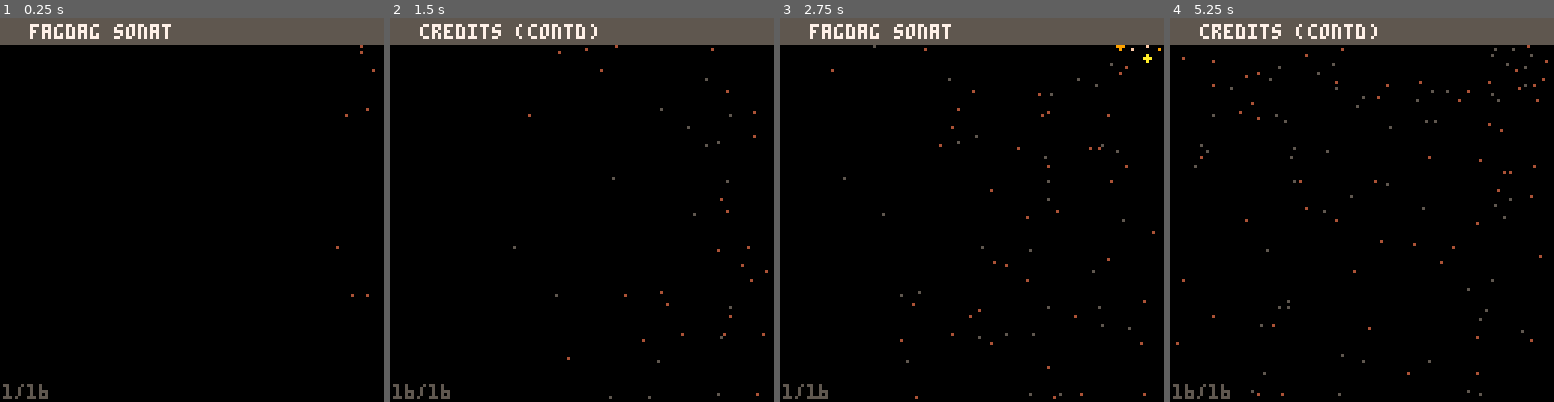
Above: before the commit, frames 1-4 (left to right).
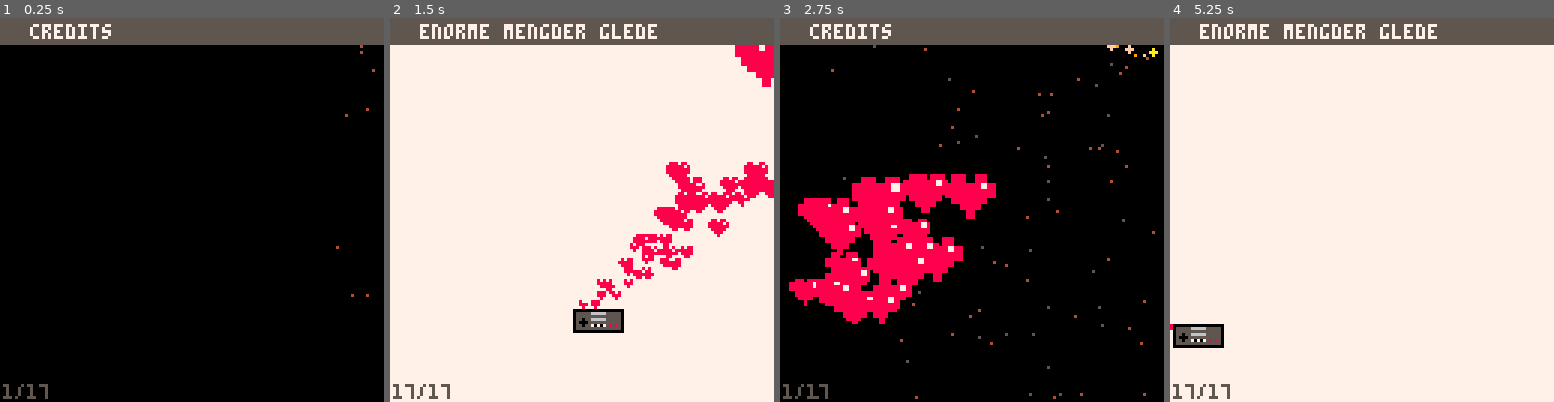
Above: after the commit, the same moments.

Repository: Sonat-Consulting/fagdag-pico8
Game: PICO-8 cartridge planlegging/playground/slides.p8
Two runs of this game, one before a commit and one after it. Both use one fixed random seed, a clock stepped at 60 frames per second and the inputs below.
Inputs:
- Up to frame 1 (0.25 s): no input
- Up to frame 2 (1.5 s): tap X (X key) at 0.33, 1.07 s; tap O (Z key) at 0.7 s
- Up to frame 3 (2.75 s): hold Right 1.6-2.1 s; tap O (Z key) at 1.7, 2.1, 2.5 s; tap X (X key) at 1.85 s; hold Up 2.15-2.42 s; hold Right from 2.47 s (still down)
- Up to frame 4 (5.25 s): tap O (Z key) every 0.4 s from 2.9 to 4.9 s; tap X (X key) at 2.97, 4.08, 5.2 s; release Right at 3.03 s; hold Left 3.08-3.58 s; hold Down 3.63-3.97 s; hold Right 4.02-4.68 s; hold Up 4.73-5.03 s; hold Left from 5.08 s (still down)

The runs differ from the first frame. In frame 1, 0.6% of the frame differs, in the area x 7-45%, y 1-100%; in frame 2, 93%, in the area x 0-100%, y 1-100%; in frame 3, 11%; in frame 4, 93%.

Commit message:
oppdaterte slides

Diff:
--- a/planlegging/playground/slides.p8
+++ b/planlegging/playground/slides.p8
@@ -15,13 +15,16 @@
 
 function buildslides()
 	return {
+		credits(),
+		credits2(),
 		intro(),
 		year1984(),
 		simplergraphics(),
 		simplermemory(),
 		simplertools(),
+		hwsummary(),
+		question(),
 		happy(),
-		hwsummary(),
 		picocpu(),
 		colors(),
 		dithering(),
@@ -29,8 +32,6 @@
 		geometry(),
 		andalso(),
 		love(),
-		credits(),
-		credits2(),
 	}
 end
 
@@ -61,7 +62,7 @@
 		"-   dvs ingen norske tegn     ",
 		"- (men heller ingen problemer ",
 		" med idiotiske tegnsett :d )  ",
-		"-(ja utf-16, jeg ser paa deg!)",
+		"-(ja CP1252, jeg ser paa deg!)",
 		"  	                           ",
 		"-   vi maatte klare oss med   ",
 		" doble vokaler (ae, oe, aa)   ",
@@ -78,7 +79,7 @@
 		"- med superraske prosessorer  ",
 		"                              ",
 		"- grafikkort som kan tegne    ",
-		"  milliarder av farger        ",
+		"     millioner av farger      ",
 		"  	                           ",
 		"- i oppl☉sninger p★ tusener  ",
 		"   av piksler i hver retning  ",
@@ -121,6 +122,23 @@
 	})
 end
 
+function question()
+	return makeslide("sp☉rsm★let",
+	{
+		"                              ",
+		"                              ",
+		"                              ",
+		"                              ",
+		"                              ",
+		"- sp☉sm★let er likevel...    ",
+		"                              ",
+		"                              ",
+		"                              ",
+		"                              ",
+		"                              ",
+	})
+end
+
 function happy()
 	local t = 0
 	local init = function()
@@ -130,7 +148,7 @@
 		t += 1
 		cls(7)
 		for i=0,7 do
-			printoutlined("men er vi lykkeligere?", 16 + 10 * cos(t/45 + i/30), 64 + 32*sin(t/90 + i/30), 8 + i)
+			printoutlined("er vi lykkeligere?", 16 + 10 * cos(t/45 + i/30), 64 + 32*sin(t/90 + i/30), 8 + i)
 		end
 	end
 
@@ -181,13 +199,12 @@
 		end
 
 		starty = 48
-		printoutlined("~4 mhZ cpu", 40, starty, 8, 7)
-		printoutlined("32 kb memory", 40, starty + 10, 8, 7)
-		printoutlined("8,16,32 bit word size", 24, starty + 20, 8, 7)
-		printoutlined("16.16 fixed-point math", 24, starty + 30, 8, 7)
+		printoutlined("~4 mhZ 8-bit cpu", 30, starty, 8, 7)
+		printoutlined("32 kb minne", 40, starty + 10, 8, 7)
+		printoutlined("16.16 desimaltall-aritmetikk", 6, starty + 20, 8, 7)
 		t += 1
 	end
-	return makecustomslide("pico-8 cpu", init, draw)
+	return makecustomslide("pico-8 egenskaper", init, draw)
 end
 
 function contains(tab, val)
@@ -208,7 +225,7 @@
 			end
 		end
 	end
-	return makecustomslide("16 beautiful colors", nil, draw)
+	return makecustomslide("16 vakre farger", nil, draw)
 end
 
 
@@ -267,7 +284,7 @@
 		end
 		fillp(0)
 	end
-	return makecustomslide("and even more with dithering", nil, draw)
+	return makecustomslide("og enda flere med dithering", nil, draw)
 end
 
 function counter()
@@ -319,13 +336,13 @@
 		t+=1
 	end
 
-	return makecustomslide("geometry and sprites", init, draw)
+	return makecustomslide("tegning av geometry og sprites", init, draw)
 end
 
 function andalso()
 	local draw = function()
 		cls(7)
-		printoutlined("and one more thing", 32, 64, 8, 0)
+		printoutlined("til sist men ikke minst...", 24, 64, 9, 15)
 	end
 
 	return makecustomslide("++++++++", nil, draw)
@@ -369,10 +386,10 @@
 		palt()
 
 		t += 1
-		-- function make_sprites_ps(ex,ey,sprx,spry,sprw,sprh)
-	end
-	return makecustomslide("love", init, draw)
-end
+	end
+	return makecustomslide("enorme mengder glede", init, draw)
+end
+
 function credits()
 	return makeslide("credits",
 	{
